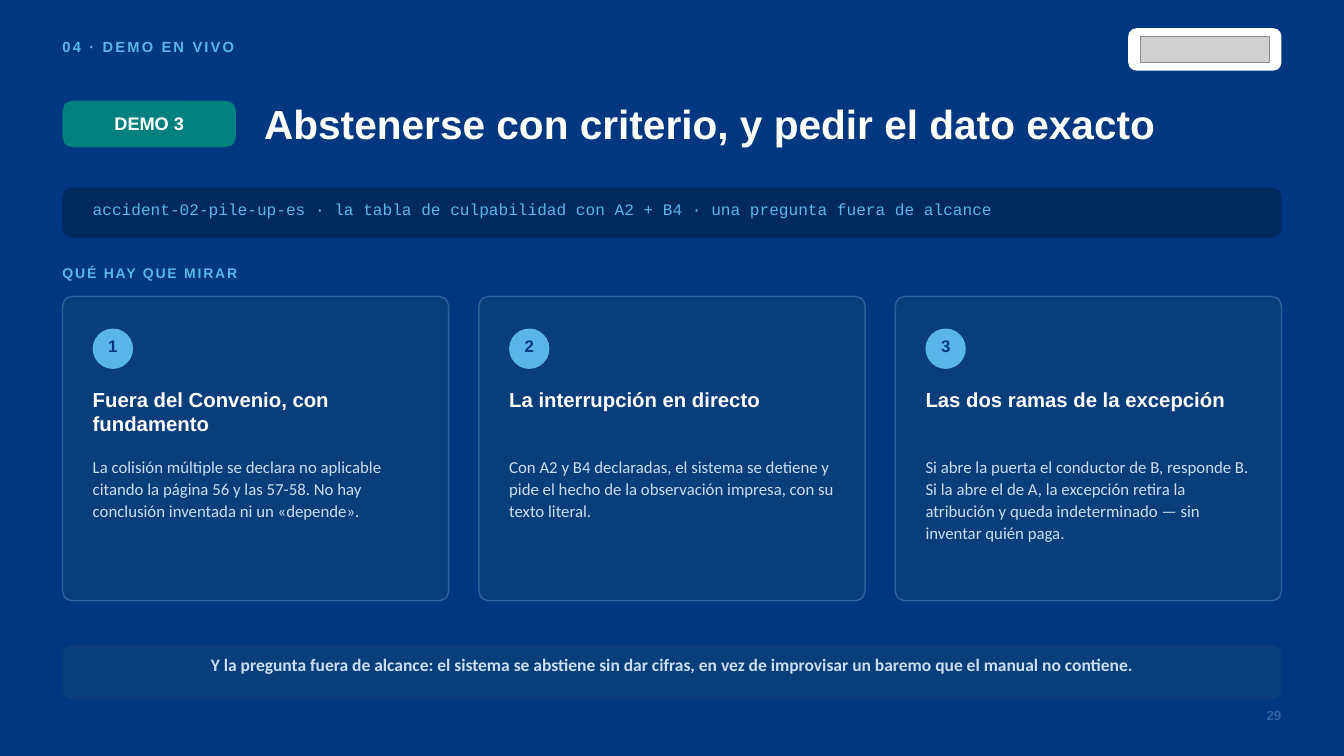
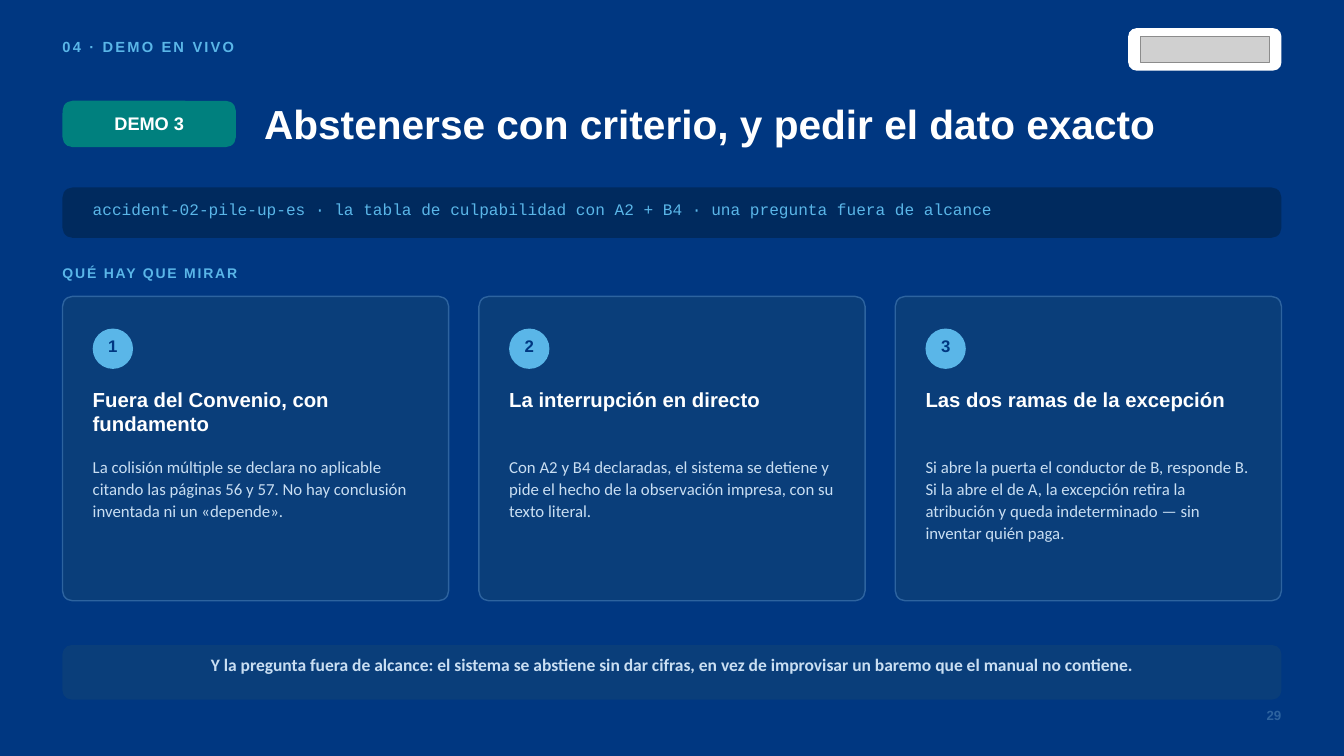
Before and after one commit to olixva/cicos-intelligence, a slide deck: slide 29 of docs/entrega/presentacion.pptx. Drawn at 1344x756 pixels with LibreOffice and Linux fonts; fonts in the diff are those of the drawing; grey boxes stand for pictures. Boxes give left, top, right and bottom in pixels: in the first picture for what was removed or moved away, otherwise in the second. Text is boxed around its words. In the diff, an @@ line names an element or a change of style, - is before the commit and + after.

```diff
--- a/docs/entrega/presentacion.pptx
+++ b/docs/entrega/presentacion.pptx
@@ text at bbox=[93, 461, 406, 520]: text changed @@
-La colisión múltiple se declara no aplicable citando la página 56 y las 57-58. No hay conclusión inventada ni un «depende».
+La colisión múltiple se declara no aplicable citando las páginas 56 y 57. No hay conclusión inventada ni un «depende».
```
Also in this commit, not shown: 6 other slides changed, 23 other files.
